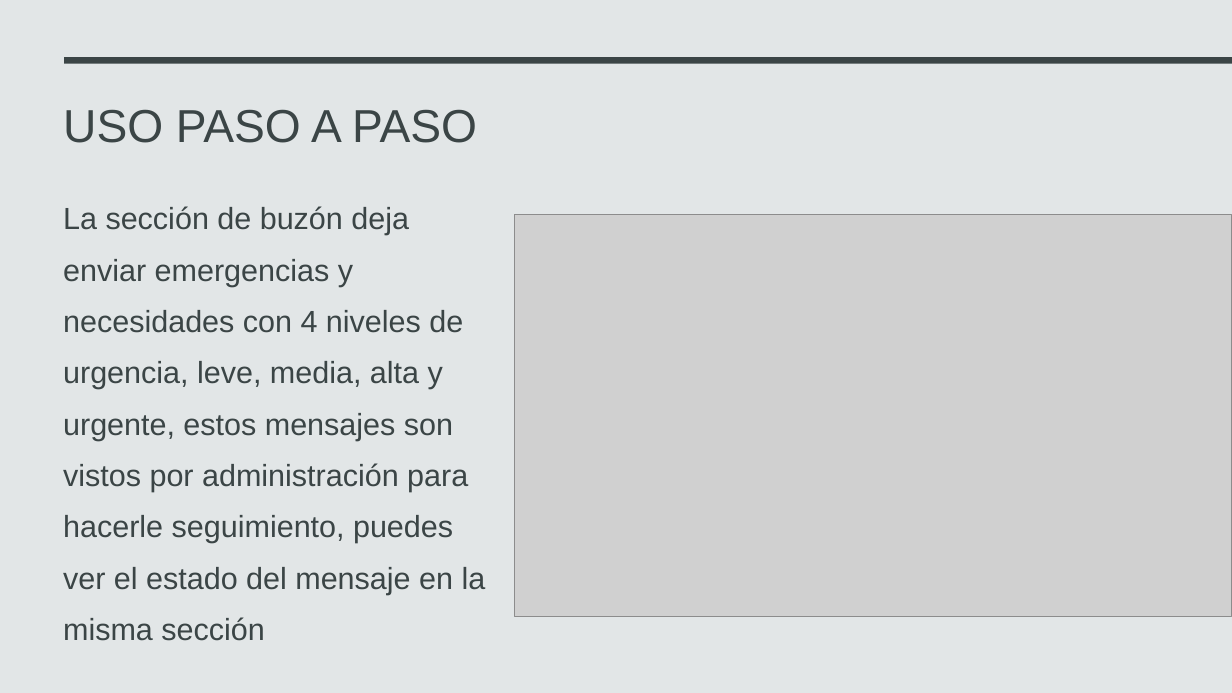
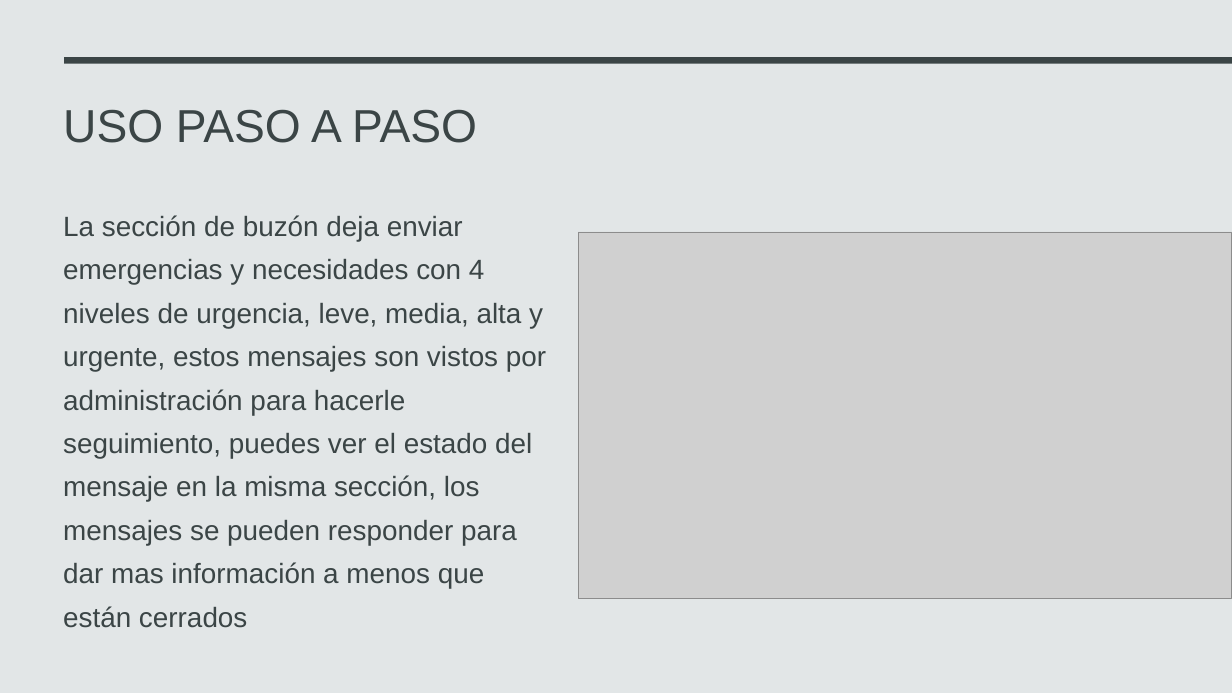
Before and after one commit to AniMuoz/Practica-2, a slide deck: slide 11 of manual de uso/capacitacion/Capacitacion sistema de inventario.pptx. Drawn at 1232x693 pixels with LibreOffice and Linux fonts; fonts in the diff are those of the drawing; grey boxes stand for pictures. Boxes give left, top, right and bottom in pixels: in the first picture for what was removed or moved away, otherwise in the second. Text is boxed around its words. In the diff, an @@ line names an element or a change of style, - is before the commit and + after.

```diff
--- a/manual de uso/capacitacion/Capacitacion sistema de inventario.pptx
+++ b/manual de uso/capacitacion/Capacitacion sistema de inventario.pptx
@@ text at (63, 215, 546, 628): text changed; size 23.8 to 21.7 pt @@
-La sección de buzón deja enviar emergencias y necesidades con 4 niveles de urgencia, leve, media, alta y urgente, estos mensajes son vistos por administración para hacerle seguimiento, puedes ver el estado del mensaje en la misma sección
+La sección de buzón deja enviar emergencias y necesidades con 4 niveles de urgencia, leve, media, alta y urgente, estos mensajes son vistos por administración para hacerle seguimiento, puedes ver el estado del mensaje en la misma sección, los mensajes se pueden responder para dar mas información a menos que están cerrados
@@ picture: place and size @@
-picture at (515, 214, 1232, 617)
+picture at (579, 232, 1232, 599)
```
Also in this commit, not shown: 4 other files.
